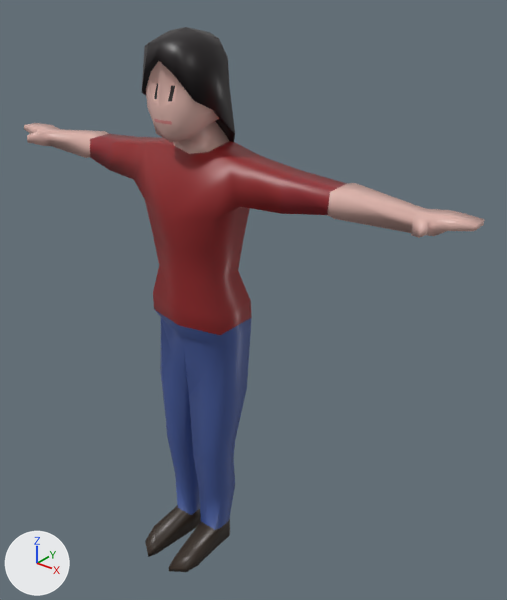
Renders of the FBX model TDR/Assets/Models/Animals/Huma/Huma_Femella_Rig.fbx from each side of a commit.
Camera for both pictures: a 50 mm lens placed at (12.02, -12.57, 16.51), pointed at (1.18, 0.99, 8.1). The lights are fixed; the arrows at lower left show +X, +Y and +Z.

In view in the first picture: 'Huma_Cos'.
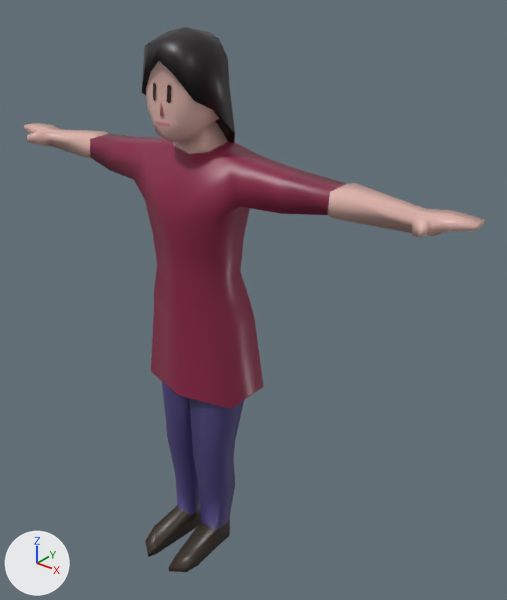
Boxes [x1, y1, x2, y2] around the edits, measured in the pictures (507 x 600 px; the box of a moved part takes in the faces that stretch with it):
```json
{"object": "Huma_Ull", "change": "added", "after": [153, 82, 171, 103]}
{"part": 1, "of": "me_cube_001", "change": "moved or reshaped", "before": [145, 58, 179, 125], "after": [145, 58, 179, 127]}
{"part": 2, "of": "me_cube_001", "change": "moved or reshaped", "before": [153, 234, 252, 403], "after": [151, 234, 264, 409]}
{"part": 3, "of": "me_cube_001", "change": "moved or reshaped", "before": [215, 119, 235, 142], "after": [215, 119, 235, 143]}
{"part": 4, "of": "me_cube_001", "change": "surface changed", "before": [90, 135, 339, 530], "after": [90, 135, 339, 530]}
```

The change, as JSON lines over the scene's bpy script:
```json
{"block": "me_cube_001", "where": "# used by ob_huma_cos; location = (0.0, 0.0, 0.0)"}
{"block": "me_cube_001", "where": "# verts and faces of me_cube_001; kept vertices keep their numbers, new ones are numbered from 373"}
{"block": "me_cube_001", "where": "# before: 126 (0.0, 1.1, 11.5), 134 (0.4, 1.1, 11.8), 316 (-0.4, 1.1, 11.8)"}
{"op": "remove", "block": "me_cube_001", "code": "me_cube_001.from_pydata(...)  # 373 vertices, 389 faces; spans x -7.3..7.3, y -2.1..1.2, z 0.0..15.1"}
{"op": "add", "block": "me_cube_001", "code": "me_cube_001.from_pydata(...)  # 377 vertices, 382 faces; spans x -7.3..7.3, y -2.1..1.6, z 0.0..15.1"}
{"block": "me_cube_001", "change": "me_cube_001 part 1"}
{"block": "me_cube_001", "change": "9 vertices are removed from x -0.3..0.3, y -1.0..-0.8, z 13.1..13.9"}
{"block": "me_cube_001", "change": "21 faces are deleted"}
{"block": "me_cube_001", "change": "2 vertices move from x -0.3..0.3, y -0.9, z 13.6 to x -0.2..0.2, y -0.9, z 13.5"}
{"block": "me_cube_001", "change": "9 vertices are added at x -0.2..0.2, y -1.0..-0.8, z 13.1..14.3"}
{"block": "me_cube_001", "change": "20 new faces join them"}
{"block": "me_cube_001", "change": "me_cube_001 part 2"}
{"block": "me_cube_001", "change": "11 vertices are removed from x -1.3..1.3, y -0.7..1.2, z 7.0..7.5"}
{"block": "me_cube_001", "change": "28 faces are deleted"}
{"block": "me_cube_001", "change": "10 vertices move from x -1.2..1.2, y -0.5..1.1, z 7.0..9.0 to x -1.3..1.3, y -0.4..1.1, z 5.9..9.0"}
{"block": "me_cube_001", "change": "15 vertices are added at x -1.6..1.6, y -0.9..1.6, z 5.5..7.8"}
{"block": "me_cube_001", "change": "22 new faces join them"}
{"block": "me_cube_001", "change": "me_cube_001 part 3"}
{"op": "add", "block": "me_cube_001", "code": "for i in [126, 134, 316]: verts[i] += (0.0, 0.0, -0.4)"}
{"block": "me_cube_001", "change": "me_cube_001 part 4: 104 kept faces spanning x -4.0..4.0, y -0.9..1.1, z 0.6..12.4 get new texture (UV) coordinates"}
{"op": "add", "block": "me_cube_003", "code": ["me_cube_003 = bpy.data.meshes.new('Cube.003')", "me_cube_003.from_pydata(...)  # 12 vertices, 4 faces; spans x -0.293..0.293, y -0.949..-0.882, z 13.533..13.955", "me_cube_003.materials.append(mat_huma)  # picture img_textura_huma000_png"]}
{"op": "add", "block": "ob_huma_ull", "code": ["ob_huma_ull = bpy.data.objects.new('Huma_Ull', me_cube_003)", "ob_huma_ull.location = (0.0, 0.0, 0.0)"]}
```
